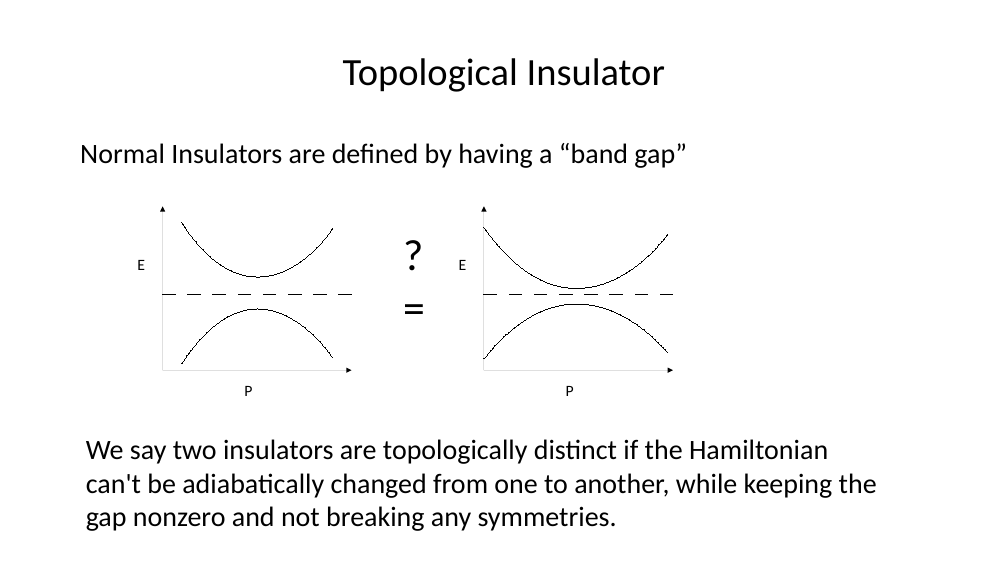
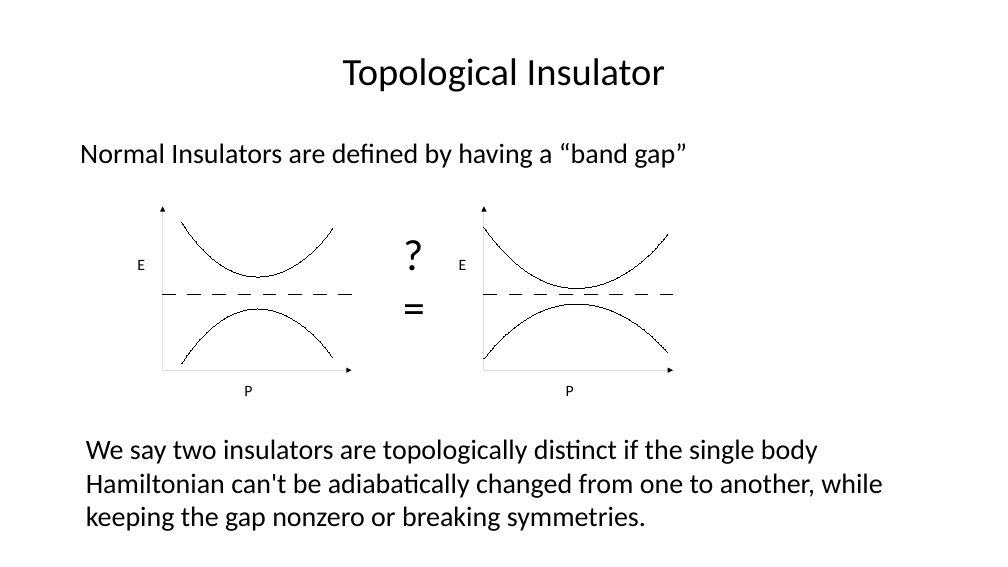
Before and after one commit to asirota12/Thesis, a slide deck: slide 9 of Thesis2.odp (slide 12 before the commit). Drawn at 1008x567 pixels with LibreOffice and Linux fonts; fonts in the diff are those of the drawing. Boxes give left, top, right and bottom in pixels: in the first picture for what was removed or moved away, otherwise in the second. Text is boxed around its words. In the diff, an @@ line names an element or a change of style, - is before the commit and + after.

```diff
--- a/Thesis2.odp
+++ b/Thesis2.odp
@@ text at (86,439,882,531): text changed @@
-We say two insulators are topologically distinct if the Hamiltonian can't be adiabatically changed from one to another, while keeping the gap nonzero and not breaking any symmetries.
+We say two insulators are topologically distinct if the single body Hamiltonian can't be adiabatically changed from one to another, while keeping the gap nonzero or breaking symmetries.
```
Also in this commit, not shown: 21 other slides changed, 16 slides added, 2 slides removed, 23 other files.
